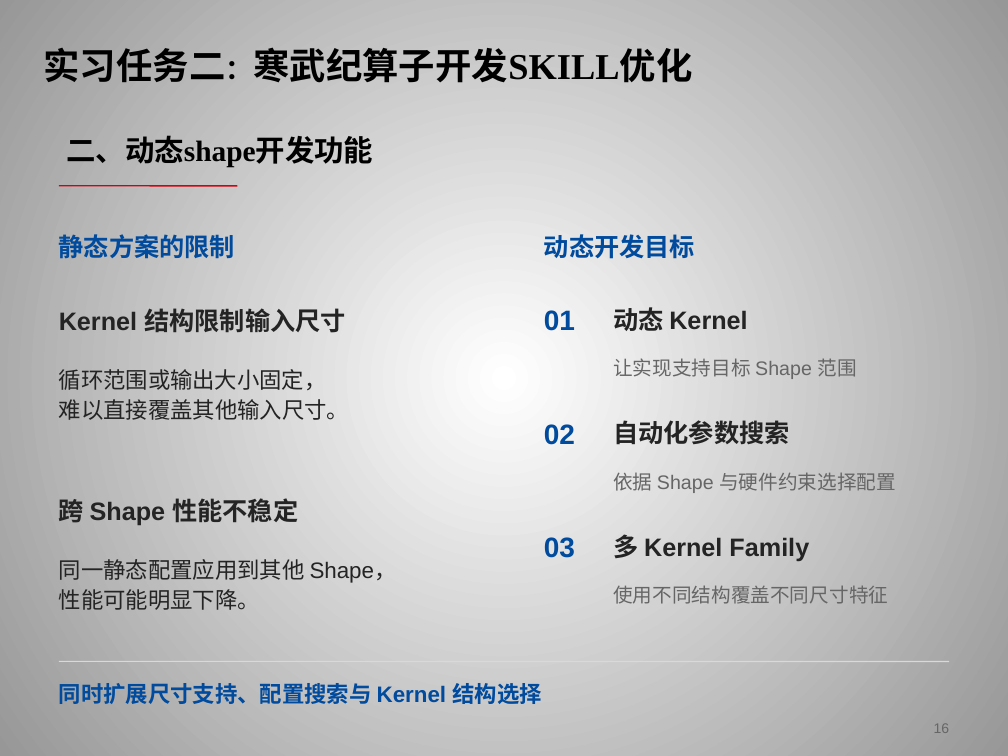
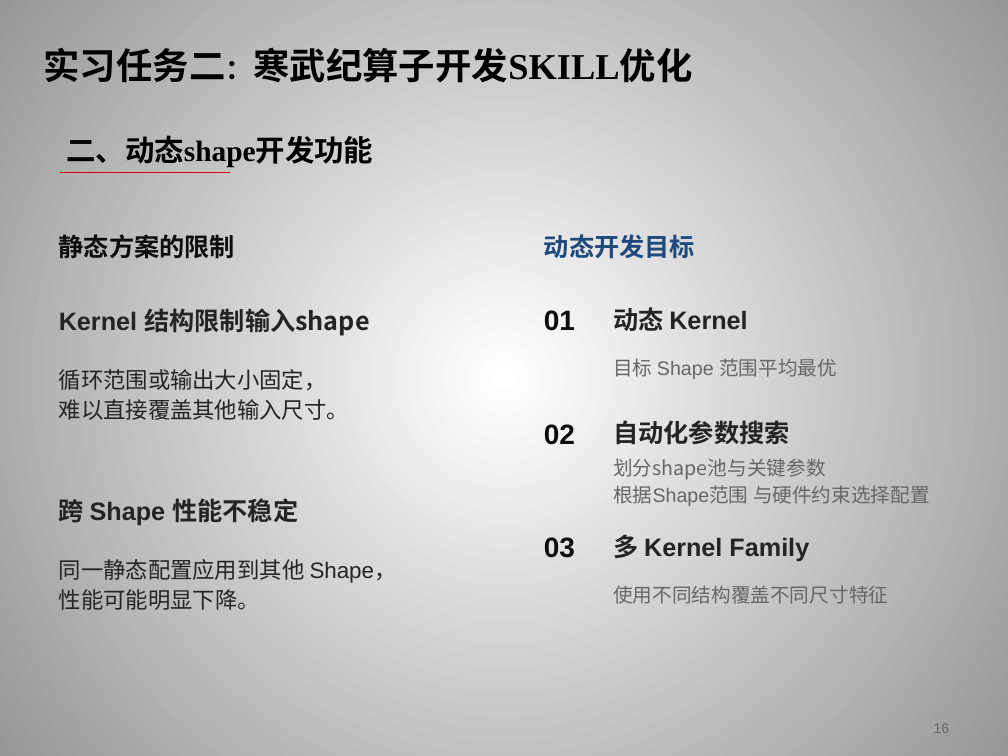
Before and after one commit to huohuomiao/ScriptWhisper, a slide deck: slide 18 of 霍子昂实习总结.pptx. Drawn at 1008x756 pixels with LibreOffice and Linux fonts; fonts in the diff are those of the drawing; background and template pictures are left out. Boxes give left, top, right and bottom in pixels: in the first picture for what was removed or moved away, otherwise in the second. Text is boxed around its words. In the diff, an @@ line names an element or a change of style, - is before the commit and + after.

```diff
--- a/霍子昂实习总结.pptx
+++ b/霍子昂实习总结.pptx
@@ freeform shape added at bbox=[59, 171, 231, 173], outline #D7000F 1.28 pt @@
@@ line removed from (58, 185) to (237, 185) @@
@@ text "动态开发目标" at bbox=[544, 234, 695, 259]: text colour #004B9D to #1F497D @@
@@ text at bbox=[59, 308, 370, 336]: text changed @@
-Kernel 结构限制输入尺寸
+Kernel 结构限制输入shape
@@ text at bbox=[613, 358, 837, 379]: text changed @@
-让实现支持目标 Shape 范围
+目标 Shape 范围平均最优
@@ text at bbox=[613, 458, 930, 506]: text changed @@
-依据 Shape 与硬件约束选择配置
+划分shape池与关键参数
+根据Shape范围 与硬件约束选择配置
@@ text colour #004B9D to #0D0D0D in 4 elements at bbox=[59, 234, 235, 259], bbox=[544, 310, 575, 331], bbox=[544, 424, 575, 445], bbox=[544, 537, 575, 558] @@
@@ line removed from (58, 661) to (950, 661) @@
@@ text removed at bbox=[59, 683, 541, 704] @@
-同时扩展尺寸支持、配置搜索与 Kernel 结构选择
```
Also in this commit, not shown: 23 other slides changed, 2 slides added, 2 slides removed.
